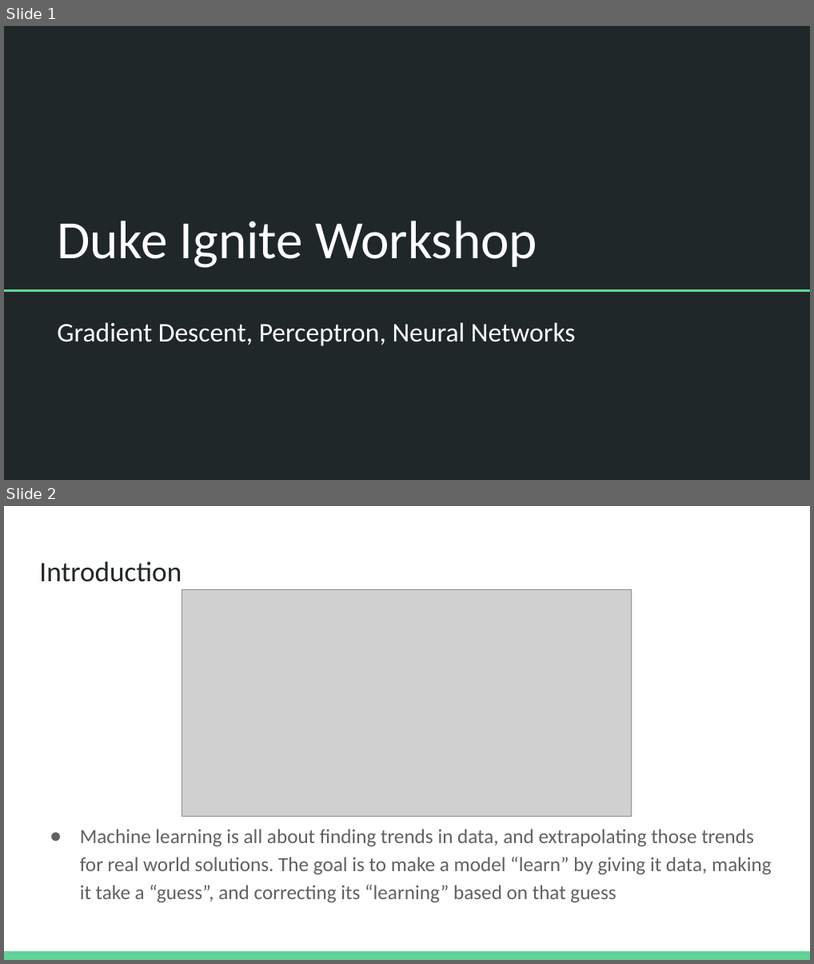
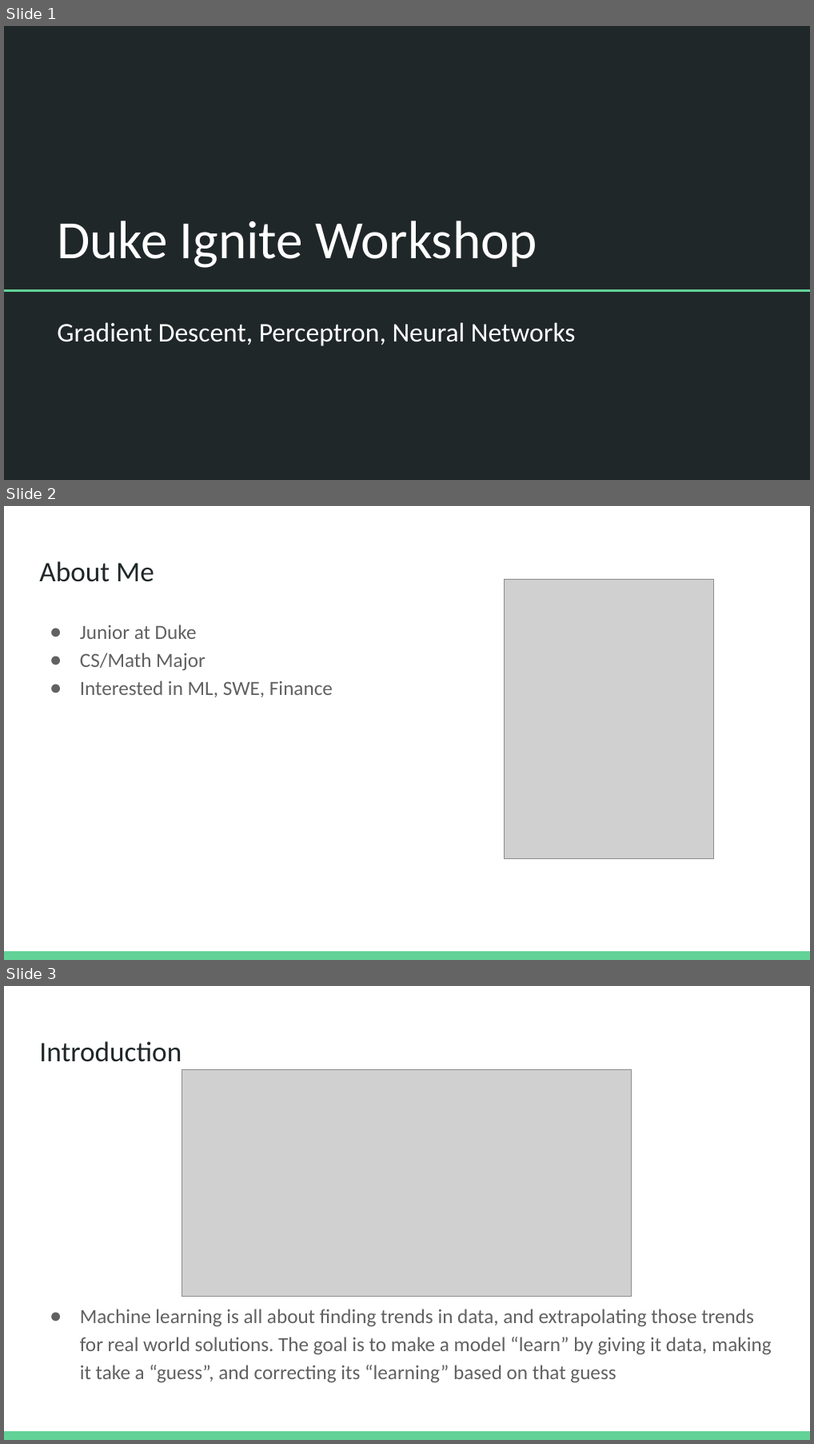
Before and after one commit to hsmalladi/duke-ignite-nn, a slide deck: Duke IGNITE Workshop.pptx. Shown one above the other, each under a label of ours: slides 1 and 2 before the commit, slides 1, 2 and 3 after it. The pictures are 814x964 and 814x1444 pixels, drawn with LibreOffice and Linux fonts; fonts in the diff are those of the drawing; grey boxes stand for pictures. Boxes give left, top, right and bottom in pixels: in the first picture for what was removed or moved away, otherwise in the second. Text is boxed around its words. In the diff, an @@ line names an element or a change of style, - is before the commit and + after.

```diff
--- a/Duke IGNITE Workshop.pptx
+++ b/Duke IGNITE Workshop.pptx
@@ slide 2 added at (x1=4, y1=506, x2=810, y2=960), background #FFFFFF; not listed: 1 template element that a slide beside it also shows @@
@@ title added at (x1=39, y1=561, x2=154, y2=582), 25.2 pt, text #202729 @@
+About Me
@@ picture added at (x1=505, y1=579, x2=714, y2=858) @@
@@ text added at (x1=80, y1=624, x2=333, y2=697), 18 pt, text #616161 @@
+● Junior at Duke
+● CS/Math Major
+● Interested in ML, SWE, Finance
@@ what was slide 2 is now slide 3 @@
```
Also in this commit, not shown: 3 other files.
